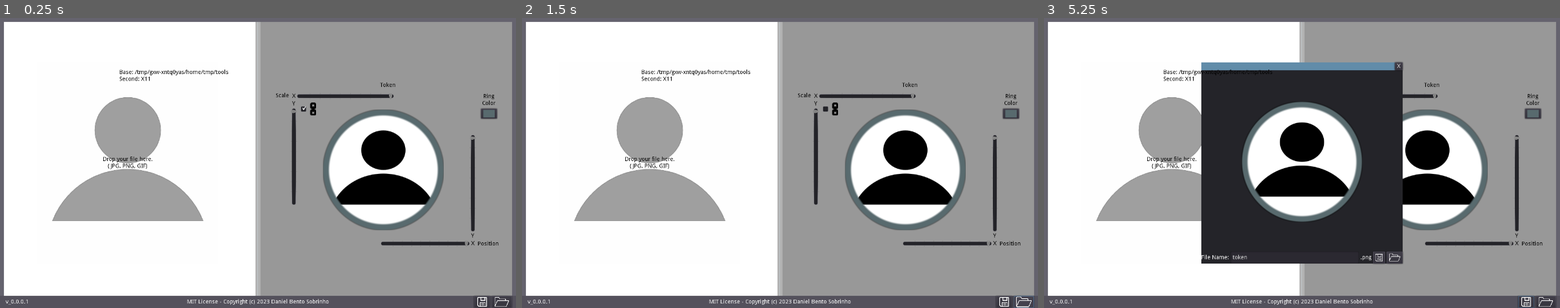
Above: before the commit, frames 1-3 (left to right).
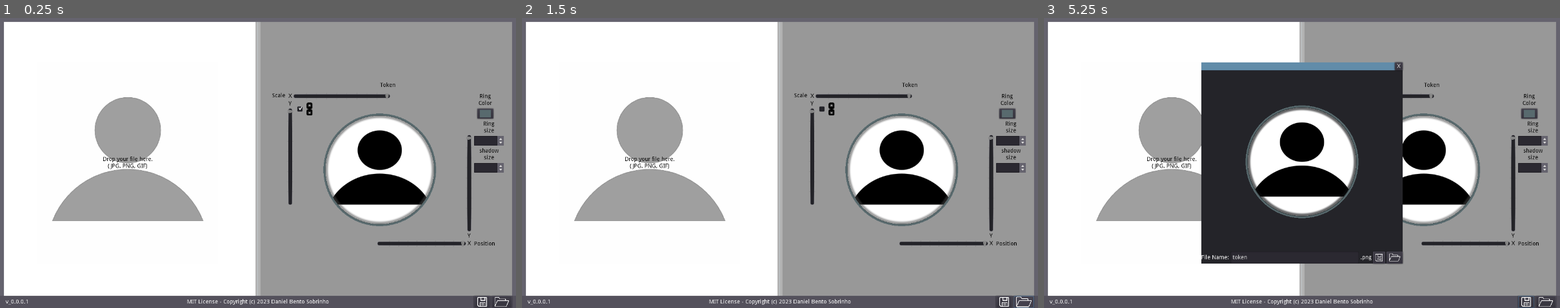
Above: after the commit, the same moments.

Repository: Daniel3dartist/Go.Token
Game: Godot game, scene res://Scenes/Main.tscn
Two runs of this game, one before a commit and one after it. Both use one fixed random seed, a clock stepped at 60 frames per second and the inputs below.
Inputs (mouse positions are in pixels of both pictures, inside the frame that each line leads up to):
- Up to frame 1 (0.25 s): no input
- Up to frame 2 (1.5 s): click "true" at 0.5 s; click (1022, 302) at 1.25 s
- Up to frame 3 (5.25 s): click "true" at 2 s; click (1544, 302) at 2.75 s; click "true" at 3.5 s; click (1544, 302) at 4.25 s; click (1523, 302) at 5 s

The runs differ from the first frame. In frame 1, 4.3% of the frame differs, in the area x 23-98%, y 17-79%; in frame 2, 4.3%; in frame 3, 4.9%.

Commit message:
Added token ring customization prototype

Diff:
--- a/Scenes/Main.tscn
+++ b/Scenes/Main.tscn
@@ -8,6 +8,7 @@
 [ext_resource path="res://Scripts/Token_TextureRect.gd" type="Script" id=6]
 [ext_resource path="res://Base_Image/Chain_Ico.png" type="Texture" id=7]
 [ext_resource path="res://Base_Image/save-icon.png" type="Texture" id=8]
+[ext_resource path="res://Scripts/Save_Button.gd" type="Script" id=9]
 
 [sub_resource type="StyleBoxFlat" id=2]
 bg_color = Color( 0.701961, 0.701961, 0.701961, 1 )
@@ -77,13 +78,17 @@
 [sub_resource type="ShaderMaterial" id=12]
 shader = ExtResource( 2 )
 shader_param/outline_color = Color( 1, 1, 0, 1 )
-shader_param/inner_circle = 0.45
-shader_param/outer_circle = 0.5
+shader_param/inner_circle = 0.448
+shader_param/outer_circle = 0.466
+shader_param/shadow_color = Color( 0, 0, 0, 1 )
+shader_param/inner_shadow = 0.442
+shader_param/outer_shadow = 0.434
 shader_param/uvs_x = 1.0
 shader_param/uvs_y = 1.0
 shader_param/uvm_x = 0.0
 shader_param/uvm_y = null
-shader_param/smoothness = 0.01
+shader_param/smoothness = 0.0
+shader_param/shadow_smoothness = 0.025
 shader_param/tex_frg_2 = ExtResource( 3 )
 
 [node name="Main" type="Control"]
@@ -161,9 +166,9 @@
 anchor_bottom = 1.0
 
 [node name="Token" type="VBoxContainer" parent="Panel/HBoxContainer/Panel2/CenterContainer"]
-margin_left = 38.0
+margin_left = 29.0
 margin_top = 152.0
-margin_right = 595.0
+margin_right = 604.0
 margin_bottom = 568.0
 mouse_filter = 0
 size_flags_horizontal = 0
@@ -171,7 +176,7 @@
 alignment = 1
 
 [node name="Label" type="Label" parent="Panel/HBoxContainer/Panel2/CenterContainer/Token"]
-margin_right = 557.0
+margin_right = 575.0
 margin_bottom = 30.0
 rect_min_size = Vector2( 0, 30 )
 custom_colors/font_color = Color( 0, 0, 0, 1 )
@@ -181,7 +186,7 @@
 
 [node name="HBoxContainer" type="HBoxContainer" parent="Panel/HBoxContainer/Panel2/CenterContainer/Token"]
 margin_top = 34.0
-margin_right = 557.0
+margin_right = 575.0
 margin_bottom = 416.0
 mouse_filter = 0
 alignment = 1
@@ -322,6 +327,18 @@
 stretch_mode = 2
 script = ExtResource( 6 )
 
+[node name="Token_TextureRect2" type="TextureRect" parent="Panel/HBoxContainer/Panel2/CenterContainer/Token/HBoxContainer/VBoxContainer/HBoxContainer2/CenterContainer"]
+visible = false
+material = SubResource( 12 )
+margin_top = 21.0
+margin_right = 300.0
+margin_bottom = 321.0
+rect_min_size = Vector2( 300, 300 )
+texture = ExtResource( 3 )
+expand = true
+stretch_mode = 2
+script = ExtResource( 6 )
+
 [node name="Container" type="Container" parent="Panel/HBoxContainer/Panel2/CenterContainer/Token/HBoxContainer/VBoxContainer/HBoxContainer2"]
 margin_left = 384.0
 margin_right = 440.0
@@ -401,7 +418,7 @@
 
 [node name="VBoxContainer3" type="VBoxContainer" parent="Panel/HBoxContainer/Panel2/CenterContainer/Token/HBoxContainer"]
 margin_left = 501.0
-margin_right = 557.0
+margin_right = 575.0
 margin_bottom = 382.0
 size_flags_horizontal = 3
 size_flags_vertical = 3
@@ -435,16 +452,92 @@
 rect_min_size = Vector2( 40, 25 )
 icon_align = 1
 
+[node name="VBoxContainer2" type="VBoxContainer" parent="Panel/HBoxContainer/Panel2/CenterContainer/Token/HBoxContainer/VBoxContainer3"]
+margin_top = 68.0
+margin_right = 74.0
+margin_bottom = 131.0
+rect_min_size = Vector2( 56, 40 )
+size_flags_horizontal = 0
+size_flags_vertical = 0
+
+[node name="Label" type="Label" parent="Panel/HBoxContainer/Panel2/CenterContainer/Token/HBoxContainer/VBoxContainer3/VBoxContainer2"]
+margin_right = 74.0
+margin_bottom = 35.0
+rect_min_size = Vector2( 56, 35 )
+custom_colors/font_color = Color( 0, 0, 0, 1 )
+text = "Ring
+size"
+align = 1
+valign = 1
+
+[node name="CenterContainer" type="CenterContainer" parent="Panel/HBoxContainer/Panel2/CenterContainer/Token/HBoxContainer/VBoxContainer3/VBoxContainer2"]
+margin_top = 39.0
+margin_right = 74.0
+margin_bottom = 63.0
+
+[node name="ColorRect" type="ColorRect" parent="Panel/HBoxContainer/Panel2/CenterContainer/Token/HBoxContainer/VBoxContainer3/VBoxContainer2/CenterContainer"]
+margin_right = 74.0
+margin_bottom = 24.0
+rect_min_size = Vector2( 74, 24 )
+size_flags_horizontal = 3
+size_flags_vertical = 3
+color = Color( 0.4, 0.392157, 0.435294, 1 )
+
+[node name="SpinBox" type="SpinBox" parent="Panel/HBoxContainer/Panel2/CenterContainer/Token/HBoxContainer/VBoxContainer3/VBoxContainer2/CenterContainer"]
+margin_right = 74.0
+margin_bottom = 24.0
+max_value = 1.0
+step = 0.01
+align = 1
+
+[node name="VBoxContainer3" type="VBoxContainer" parent="Panel/HBoxContainer/Panel2/CenterContainer/Token/HBoxContainer/VBoxContainer3"]
+margin_top = 135.0
+margin_right = 74.0
+margin_bottom = 198.0
+rect_min_size = Vector2( 56, 40 )
+size_flags_horizontal = 0
+size_flags_vertical = 0
+
+[node name="Label" type="Label" parent="Panel/HBoxContainer/Panel2/CenterContainer/Token/HBoxContainer/VBoxContainer3/VBoxContainer3"]
+margin_right = 74.0
+margin_bottom = 35.0
+rect_min_size = Vector2( 56, 35 )
+custom_colors/font_color = Color( 0, 0, 0, 1 )
+text = "shadow
+size"
+align = 1
+valign = 1
+
+[node name="CenterContainer" type="CenterContainer" parent="Panel/HBoxContainer/Panel2/CenterContainer/Token/HBoxContainer/VBoxContainer3/VBoxContainer3"]
+margin_top = 39.0
+margin_right = 74.0
+margin_bottom = 63.0
+
+[node name="ColorRect" type="ColorRect" parent="Panel/HBoxContainer/Panel2/CenterContainer/Token/HBoxContainer/VBoxContainer3/VBoxContainer3/CenterContainer"]
+margin_right = 74.0
+margin_bottom = 24.0
+rect_min_size = Vector2( 74, 24 )
+size_flags_horizontal = 3
+size_flags_vertical = 3
+color = Color( 0.4, 0.392157, 0.435294, 1 )
+
+[node name="SpinBox" type="SpinBox" parent="Panel/HBoxContainer/Panel2/CenterContainer/Token/HBoxContainer/VBoxContainer3/VBoxContainer3/CenterContainer"]
+margin_right = 74.0
+margin_bottom = 24.0
+max_value = 1.0
+step = 0.01
+align = 1
+
 [node name="Container" type="Container" parent="Panel/HBoxContainer/Panel2/CenterContainer/Token/HBoxContainer/VBoxContainer3"]
-margin_top = 68.0
-margin_right = 56.0
+margin_top = 202.0
+margin_right = 74.0
 margin_bottom = 364.0
 size_flags_horizontal = 3
 size_flags_vertical = 3
 
 [node name="Position_Label" type="Label" parent="Panel/HBoxContainer/Panel2/CenterContainer/Token/HBoxContainer/VBoxContainer3"]
 margin_top = 368.0
-margin_right = 56.0
+margin_right = 74.0
 margin_bottom = 382.0
 custom_colors/font_color = Color( 0, 0, 0, 1 )
 text = "Position"
@@ -521,6 +614,7 @@
 icon = ExtResource( 8 )
 icon_align = 1
 expand_icon = true
+script = ExtResource( 9 )
 
 [node name="Dir" type="Button" parent="ColorRect/HBoxContainer"]
 margin_left = 53.0
@@ -539,6 +633,7 @@
 anchor_bottom = 1.0
 
 [node name="Label" type="Label" parent="."]
+visible = false
 margin_left = 296.0
 margin_top = 128.0
 margin_right = 336.0
--- a/Scenes/save_panel.tscn
+++ b/Scenes/save_panel.tscn
@@ -1,10 +1,11 @@
-[gd_scene load_steps=7 format=2]
+[gd_scene load_steps=8 format=2]
 
 [ext_resource path="res://shader/Token_Shader.gdshader" type="Shader" id=1]
 [ext_resource path="res://Base_Image/Char_Base_Image_300x300p.png" type="Texture" id=2]
 [ext_resource path="res://Scripts/save_panel.gd" type="Script" id=3]
 [ext_resource path="res://Base_Image/open-folder-outline-icon.png" type="Texture" id=4]
 [ext_resource path="res://Base_Image/save-icon.png" type="Texture" id=5]
+[ext_resource path="res://Scripts/Save_PNG_Token_File_button.gd" type="Script" id=6]
 
 [sub_resource type="ShaderMaterial" id=12]
 shader = ExtResource( 1 )
@@ -39,6 +40,7 @@
 margin_right = 500.0
 margin_bottom = 20.0
 rect_min_size = Vector2( 0, 20 )
+mouse_default_cursor_shape = 13
 size_flags_horizontal = 3
 color = Color( 0.384314, 0.552941, 0.666667, 1 )
 
@@ -131,6 +133,7 @@
 rect_min_size = Vector2( 30, 30 )
 icon = ExtResource( 5 )
 expand_icon = true
+script = ExtResource( 6 )
 
 [node name="Dir_path" type="Button" parent="VBoxContainer/HBoxContainer2"]
 margin_left = 460.0
@@ -140,4 +143,6 @@
 icon = ExtResource( 4 )
 expand_icon = true
 
+[connection signal="mouse_entered" from="VBoxContainer/ColorRect" to="." method="_on_ColorRect_mouse_entered"]
+[connection signal="mouse_exited" from="VBoxContainer/ColorRect" to="." method="_on_ColorRect_mouse_exited"]
 [connection signal="button_up" from="VBoxContainer/ColorRect/exit" to="." method="_on_exit_button_up"]
--- a/Scripts/Main.gd
+++ b/Scripts/Main.gd
@@ -3,7 +3,7 @@
 
 var BASE_PATH = OS.get_executable_path().get_base_dir() #'user://'
 var platform = OS.get_name()
-var is_mouse_in : bool = false
+#var is_mouse_in : bool = false
 
 var app_name = 'org.godotengine.gotoken'
 
--- /dev/null
+++ b/Scripts/Save_Button.gd
@@ -0,0 +1,11 @@
+extends Button
+
+
+var platform = OS.get_name()
+
+
+func _ready():
+	if platform == "HTML5":
+		self.icon = load("res://Base_Image/download-install-line-icon-White.png")
+	else:
+		self.icon = load("res://Base_Image/save-icon.png")
--- /dev/null
+++ b/Scripts/Save_PNG_Token_File_button.gd
@@ -0,0 +1,11 @@
+extends Button
+
+
+var platform = OS.get_name()
+
+
+func _ready():
+	if platform == "HTML5":
+		self.icon = load("res://Base_Image/download-image-icon-White.png")
+	else:
+		self.icon = load("res://Base_Image/save-icon.png")
--- a/Scripts/save_panel.gd
+++ b/Scripts/save_panel.gd
@@ -1,6 +1,9 @@
 extends Panel
 
 var is_index = OS.get_executable_path()
+var is_block : bool = false
+var dragging: bool = false
+var off_set: Vector2
 
 func _ready():
 	var dir_open = $'VBoxContainer/HBoxContainer2/Dir_path'
@@ -9,6 +12,33 @@
 	else:
 		dir_open.visible = true
 
+
+func _input(event):
+	# Drag-and-drop sheet
+	if event is InputEventMouseButton and event.button_index == BUTTON_LEFT:
+		off_set = rect_position - get_global_mouse_position()
+		if is_block == false:
+			print('Is mouse position\n')
+#			set_default_cursor_shape(13)
+			dragging = true
+	if Input.is_action_just_released("left_mouse"):
+		dragging = false
+
+func _process(delta):
+	var mouse = get_global_mouse_position()
+	if dragging == true and get_viewport().get_mouse_position().y > 0.0:
+		var view = get_viewport().get_mouse_position()
+		rect_position = view + off_set
+
+
 func _on_exit_button_up():
 	self.get_parent().visible = false
 	self.queue_free()
+
+
+func _on_ColorRect_mouse_entered():
+	is_block = false
+
+
+func _on_ColorRect_mouse_exited():
+	is_block = true
--- a/project.godot
+++ b/project.godot
@@ -23,6 +23,14 @@
 
 common/drop_mouse_on_gui_input_disabled=true
 
+[input]
+
+left_mouse={
+"deadzone": 0.5,
+"events": [ Object(InputEventMouseButton,"resource_local_to_scene":false,"resource_name":"","device":0,"alt":false,"shift":false,"control":false,"meta":false,"command":false,"button_mask":0,"position":Vector2( 0, 0 ),"global_position":Vector2( 0, 0 ),"factor":1.0,"button_index":1,"pressed":false,"doubleclick":false,"script":null)
+ ]
+}
+
 [physics]
 
 common/enable_pause_aware_picking=true
--- a/shader/Token_Shader.gdshader
+++ b/shader/Token_Shader.gdshader
@@ -5,6 +5,10 @@
 uniform vec4 outline_color:hint_color = vec4(1.0,1.0,0.0,1.0);
 uniform float inner_circle=0.45;
 uniform float outer_circle=0.5;
+
+uniform vec4 shadow_color:hint_color = vec4(0.0,0.0,0.0,1.0);
+uniform float inner_shadow= 0.35;
+uniform float outer_shadow= 0.6;
 
 uniform float uvs_x;
 uniform float uvs_y;
@@ -14,27 +18,44 @@
 
 const vec4 alpha_color= vec4(0,0,0,0);
 
-uniform float smoothness=0.01;
+uniform float smoothness=0.00;
+uniform float shadow_smoothness=0.01;
 
 void vertex() {
 // Output:0
 
 }
 
+
+
 void fragment() {
+
 // Texture:2
 	vec2 uv_scale = vec2(uvs_x, uvs_y);
-	vec4 tex_frg_2_read = texture(tex_frg_2, UV * uv_scale );
+	vec4 tex_frg_2_read = texture(tex_frg_2, UV * uv_scale);
 	vec3 n_out2p0 = tex_frg_2_read.rgb;
 	float n_out2p1 = tex_frg_2_read.a;
 
+// Shadow
+
+    vec2 shadow_uv = UV-vec2(0.5,0.5);
+    float shadow_dist = length(shadow_uv);
+
+    vec4 shadow = mix(alpha_color, shadow_color, smoothstep(inner_shadow - shadow_smoothness, inner_shadow + shadow_smoothness, shadow_dist));
+    shadow = mix(shadow, alpha_color, smoothstep(outer_shadow-smoothness,outer_shadow+shadow_smoothness,shadow_dist));
+
+
 // Cicle
+
 	vec2 origin = UV-vec2(0.5,0.5);
+	float dist =length(origin);
 
-	float dist =length(origin); //sqrt(dot(origin,origin));
 	vec2 uv_offset = vec2(uvm_x, uvm_y);
-	vec4 _color= mix (texture(tex_frg_2,(UV * uv_scale) - uv_offset),outline_color,smoothstep(inner_circle-smoothness,inner_circle+smoothness,dist));
-	 COLOR= mix (_color,alpha_color,smoothstep(outer_circle-smoothness,outer_circle+smoothness,dist));
+	vec4 _color= mix (texture(tex_frg_2,(UV * uv_scale) - uv_offset), outline_color,smoothstep(inner_circle-smoothness,inner_circle+smoothness,dist));
+	vec4 circle_color = mix (_color,alpha_color,smoothstep(outer_circle-smoothness,outer_circle+smoothness,dist));
+
+
+	COLOR = mix (circle_color, shadow,shadow.a);//shadow.a +
 
 // Output:0
 //	COLOR.rgb = n_out2p0;
--- /dev/null
+++ b/shader/Token_Shader02.gdshader
@@ -0,0 +1,59 @@
+shader_type canvas_item;
+uniform sampler2D tex_frg_2;
+
+uniform vec4 outline_color:hint_color = vec4(1.0, 1.0, 0.0, 1.0);
+uniform float inner_circle = 0.45;
+uniform float outer_circle = 0.5;
+
+uniform vec4 shadow_color:hint_color = vec4(0.0, 0.0, 0.0, 1.0);
+uniform float inner_shadow = 0.35;
+uniform float outer_shadow = 0.6;
+
+uniform float uvs_x;
+uniform float uvs_y;
+
+uniform float uvm_x;
+uniform float uvm_y;
+
+const vec4 alpha_color = vec4(0, 0, 0, 0);
+
+uniform float smoothness = 0.01;
+uniform float shadow_smoothness = 0.01;
+
+uniform float shadow_size = 0.025; // tamanho da sombra
+uniform float shadow_offset_x = 0.01; // offset horizontal da sombra
+uniform float shadow_offset_y = 0.01; // offset vertical da sombra
+
+void vertex() {
+    // Output:0
+}
+
+void fragment() {
+    // Texture:2
+    vec2 uv_scale = vec2(uvs_x, uvs_y);
+    vec4 tex_frg_2_read = texture(tex_frg_2, UV * uv_scale);
+    vec3 n_out2p0 = tex_frg_2_read.rgb;
+    float n_out2p1 = tex_frg_2_read.a;
+
+    // Círculo
+    vec2 origin = UV - vec2(0.5, 0.5);
+    float dist = length(origin);
+
+    vec4 circle_color = mix(texture(tex_frg_2, (UV * uv_scale) - vec2(uvm_x, uvm_y)), outline_color, smoothstep(inner_circle - smoothness, inner_circle + smoothness, dist));
+
+    // Sombra
+    vec2 shadow_uv = UV - vec2(0.5, 0.5) + vec2(shadow_offset_x, shadow_offset_y);
+    float shadow_dist = length(shadow_uv);
+
+    vec4 shadow = mix(alpha_color, shadow_color, smoothstep(inner_shadow - shadow_smoothness, inner_shadow + shadow_smoothness, shadow_dist));
+    shadow = mix(shadow, alpha_color, smoothstep(outer_shadow - shadow_smoothness, outer_shadow + shadow_smoothness, shadow_dist - shadow_size));
+
+    // Combinando círculo e sombra
+    vec4 final_color = mix(circle_color, shadow, shadow.a);
+
+    COLOR = final_color;
+}
+
+void light() {
+    // Output:0
+}
Binary file added: Base_Image/download-image-icon-White.png
Not shown, added: Base_Image/download-image-icon-White.png.import
Binary file added: Base_Image/download-image-icon.png
Not shown, added: Base_Image/download-image-icon.png.import
Binary file added: Base_Image/download-install-line-icon-White.png
Not shown, added: Base_Image/download-install-line-icon-White.png.import
Binary file added: Base_Image/download-install-line-icon.png
Not shown, added: Base_Image/download-install-line-icon.png.import
Not shown: 1 places in Scenes/Main.tscn that only renumber resources
